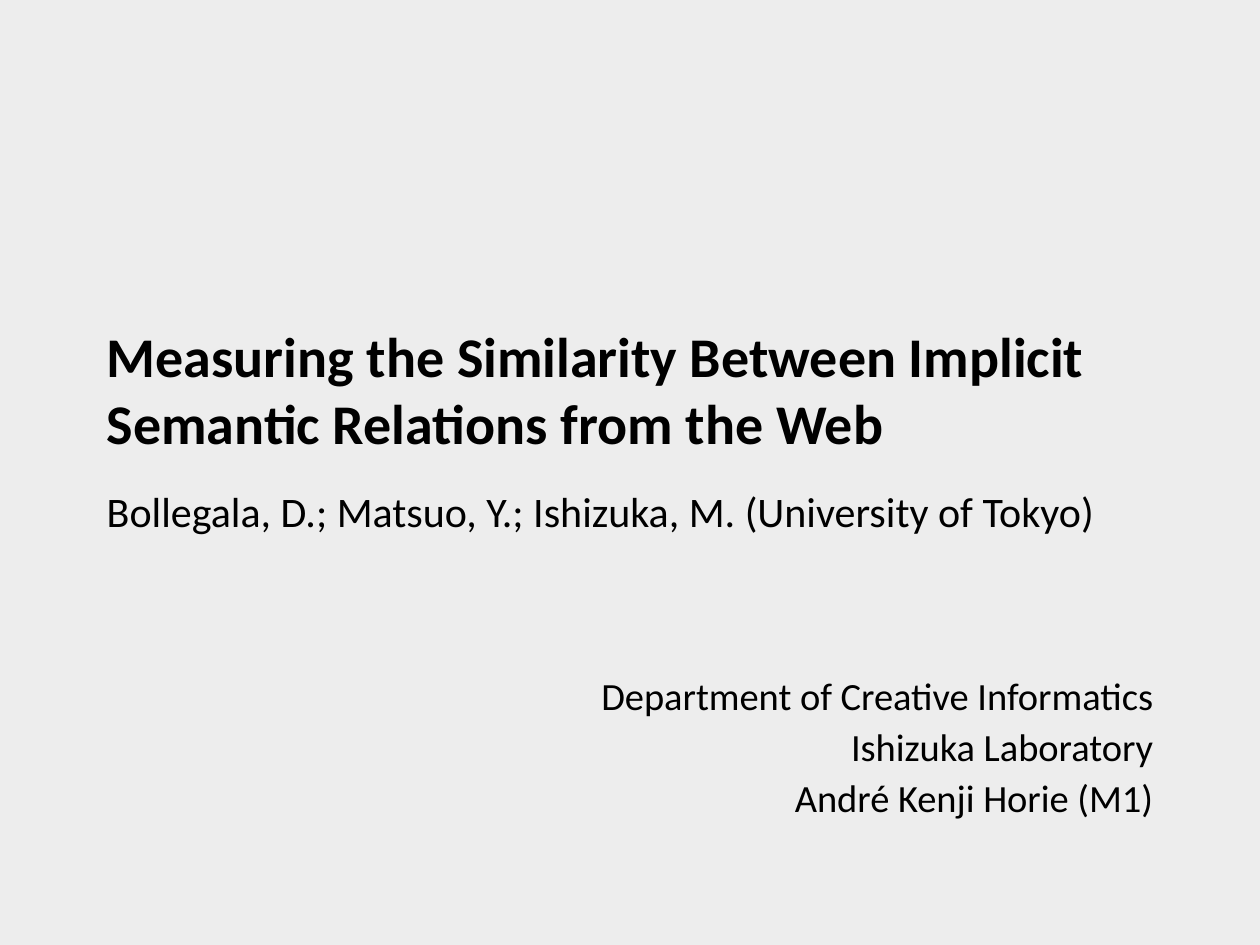
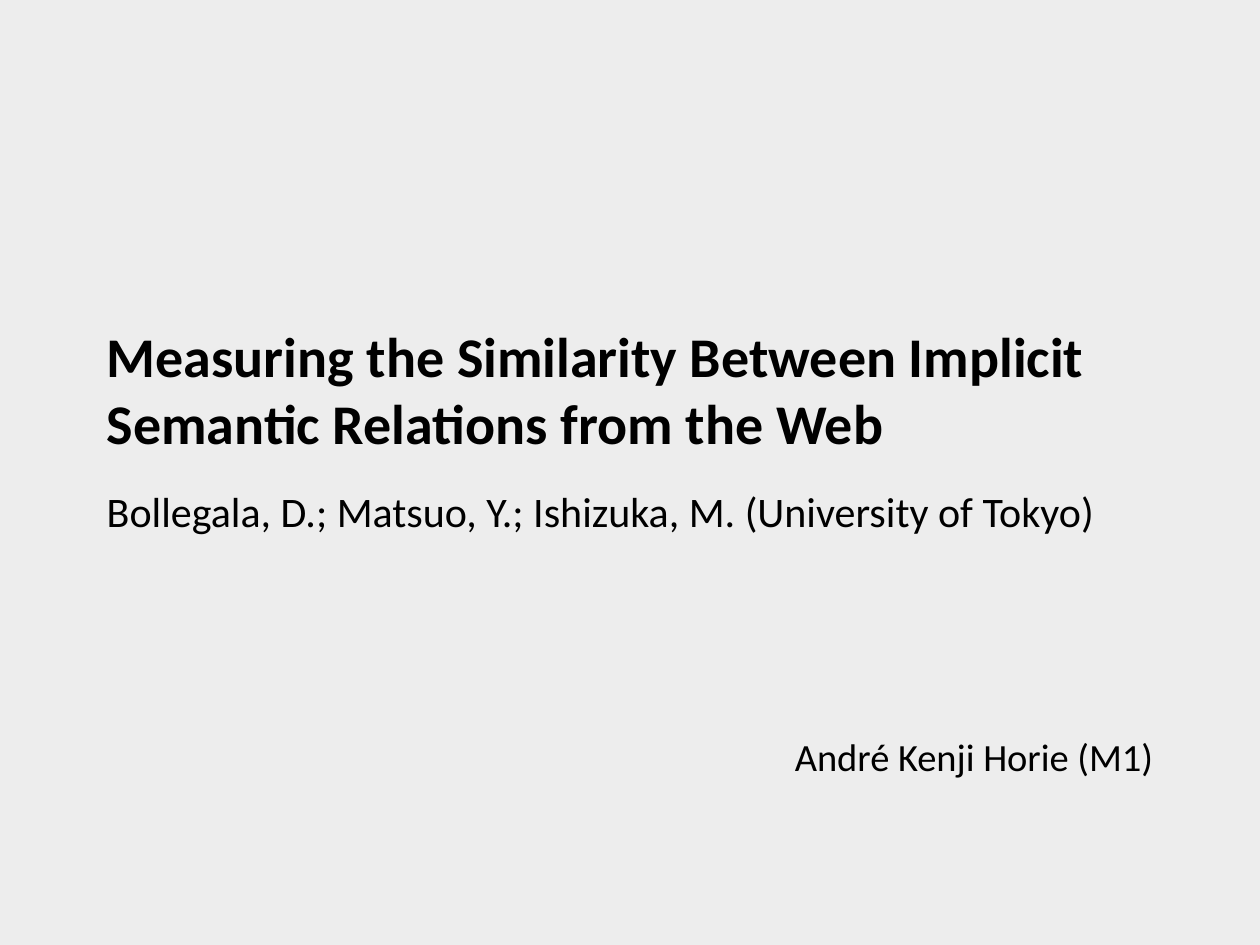
Before and after one commit to henriquekano/horie-dev, a slide deck: slide 1 of 2009.2 ウェブ工学/Relational Similarity.ppt. Drawn at 1260x945 pixels with LibreOffice and Linux fonts; fonts in the diff are those of the drawing; background and template pictures are left out. Boxes give left, top, right and bottom in pixels: in the first picture for what was removed or moved away, otherwise in the second. Text is boxed around its words. In the diff, an @@ line names an element or a change of style, - is before the commit and + after.

```diff
--- a/2009.2 ウェブ工学/Relational Similarity.ppt
+++ b/2009.2 ウェブ工学/Relational Similarity.ppt
@@ subtitle "André Kenji Horie (M1)" at (x1=795, y1=743, x2=1153, y2=778): line spacing 0.9 to 1 @@
@@ subtitle at (x1=601, y1=683, x2=1153, y2=768): paragraphs removed @@
-Department of Creative Informatics
-Ishizuka Laboratory
```
Also in this commit, not shown: 10 other slides changed.
